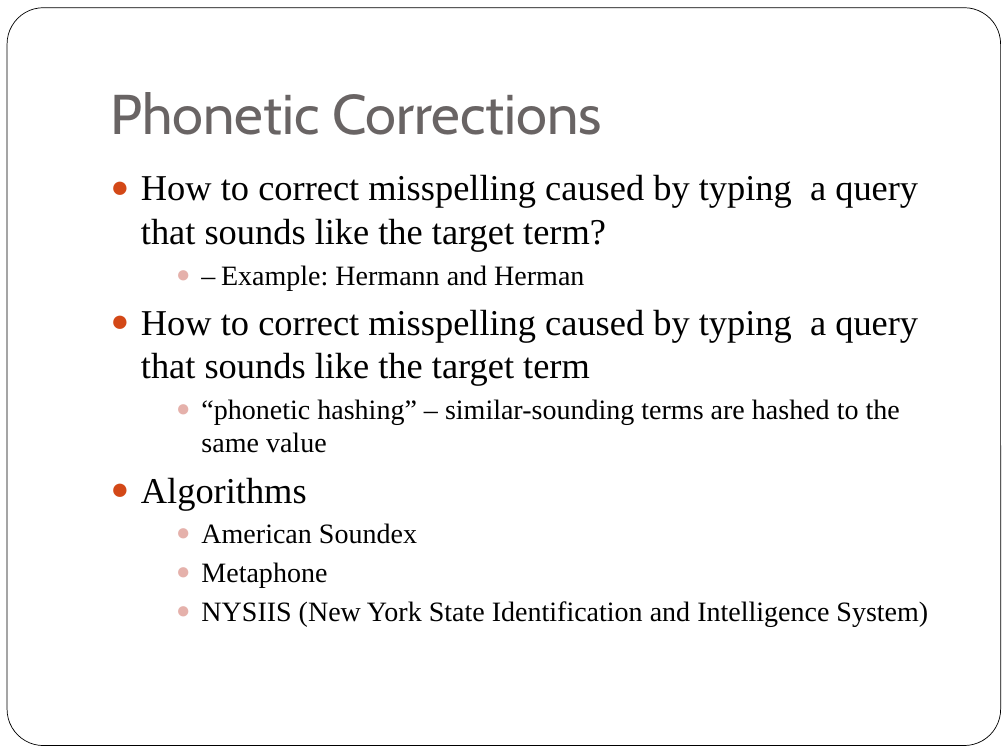
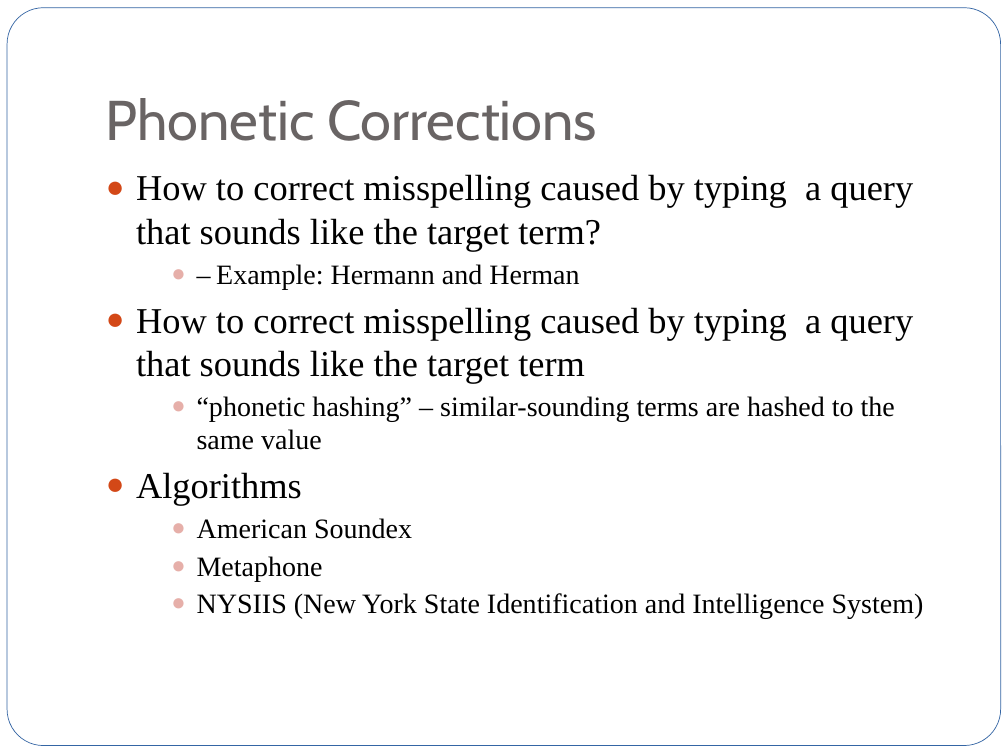
Before and after one commit to jxjzhang/CS246, a slide deck: slide 6 of Tweets purification.pptx (slide 2 before the commit). Drawn at 1008x756 pixels with LibreOffice and Linux fonts; fonts in the diff are those of the drawing. Boxes give left, top, right and bottom in pixels: in the first picture for what was removed or moved away, otherwise in the second. Text is boxed around its words. In the diff, an @@ line names an element or a change of style, - is before the commit and + after.

```diff
--- a/Tweets purification.pptx
+++ b/Tweets purification.pptx
@@ rounded rectangle at (7, 8, 1001, 746): outline #000000 0.5 pt to none @@
@@ title "Phonetic Corrections": place and size @@
-title "Phonetic Corrections" at (111, 92, 602, 135)
+title "Phonetic Corrections" at (106, 98, 597, 141)
@@ text "How to correct misspelling caused ..." at (136, 174, 924, 619): bullet colour #E6B1AC to #E6AFA9 @@
```
Also in this commit, not shown: 3 other slides changed, 11 slides added.
